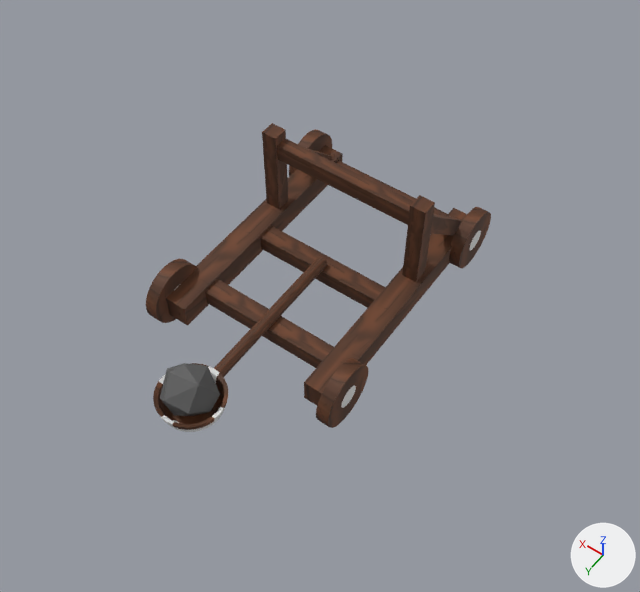
A saved change to the FBX model Pacification/Assets/Prefabs/Features/Units/HeavyEra1.fbx.
Before and after are seen from a 50 mm lens placed at (-6.84, 11.63, 15.15), pointed at (-0.56, 2.84, 1.33). Lighting does not change. The marker at lower right points along +X, +Y and +Z. Where no turn or scale is listed for an object, it has been applied to the vertices.
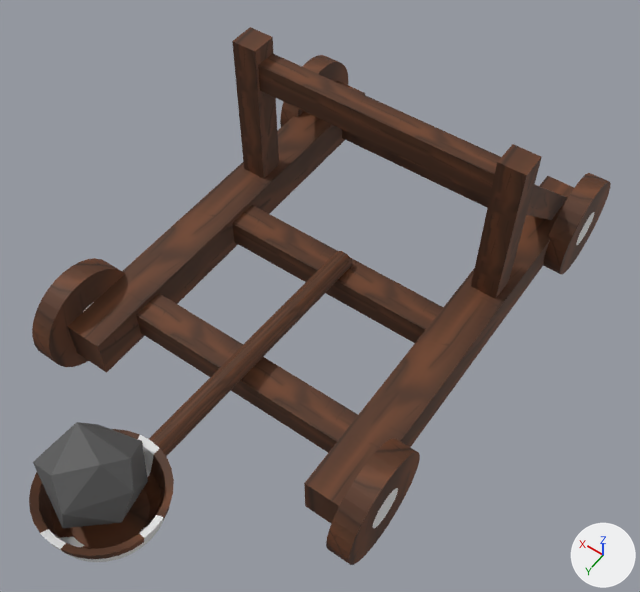
Commit message: Resize HeavyUnits

Patch to the scene script:
```diff
--- a/Pacification/Assets/Prefabs/Features/Units/HeavyEra1.fbx.py
+++ b/Pacification/Assets/Prefabs/Features/Units/HeavyEra1.fbx.py
@@ me_cube_004 @@
+me_cube_004.from_pydata(...)  # 1005 vertices, 764 faces; spans x -3.87..3.88, y -5.47..8.12, z -1.09..3.98
+# faces by material slot: [676, 88]
+me_cube_004.materials.append(mat_woodpillar)  # picture img_wood_png
+me_cube_004.materials.append(mat_steel)  # white #e7e7e7
@@ ob_icosphere @@
 ob_icosphere = bpy.data.objects.new('Icosphere', me_icosphere)
-ob_icosphere.location = (0.51, 5.69, 0.57)
-ob_icosphere.rotation_euler = (0.113, -0.413, -0.0308)  # degrees (6.5, -24, -1.8)
-ob_icosphere.scale = (0.563, 0.563, 0.563)
+ob_icosphere.location = (0.16, 8.33, 1.68)
+ob_icosphere.rotation_euler = (-0.249, -0.291, -3.063)  # degrees (-14, -17, -175)
+ob_icosphere.scale = (0.925, 0.925, 0.925)
@@ ob_circle_001 @@
-ob_circle_001 = bpy.data.objects.new('Circle.001', me_circle_002)
-ob_circle_001.location = (0.46, 1.42, -0.02)
@@ ob_cube_004 @@
+ob_cube_004 = bpy.data.objects.new('Cube.004', me_cube_004)
+ob_cube_004.location = (0.03, 1.44, 0.21)
```

Pixel boxes (x1, y1, x2, y2) of what changed, in the pictures (640 x 592 px):
'Cube.004', added (brown): after (29, 27, 611, 565)
    faces in mat_woodpillar (picture img_wood_png): (29, 27, 611, 565)
    faces in mat_steel (white #e7e7e7): (40, 212, 594, 562)
'Circle.001', deleted (brown): before (146, 123, 491, 432)
    faces in mat_woodpillar (picture img_wood_png): (146, 123, 491, 430)
    faces in mat_steel (white #e7e7e7): (158, 231, 481, 432)
'Icosphere', moved, turned, rescaled: before (160, 363, 220, 416); after (33, 422, 148, 528)
